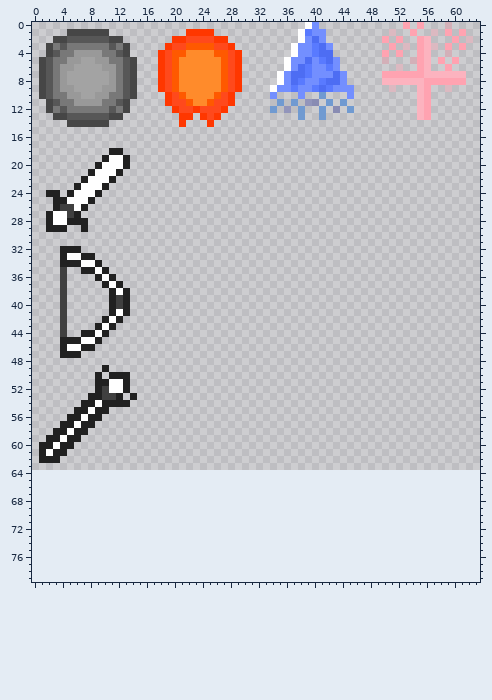
One commit to this sprite sheet: Assets/Sprites/UI/Stat icons/Team project stat icons 1.png. This is how it looked before the edit.
The file is 64x64 pixels. The old version is drawn lined up with the new one, on the new canvas.
New version:
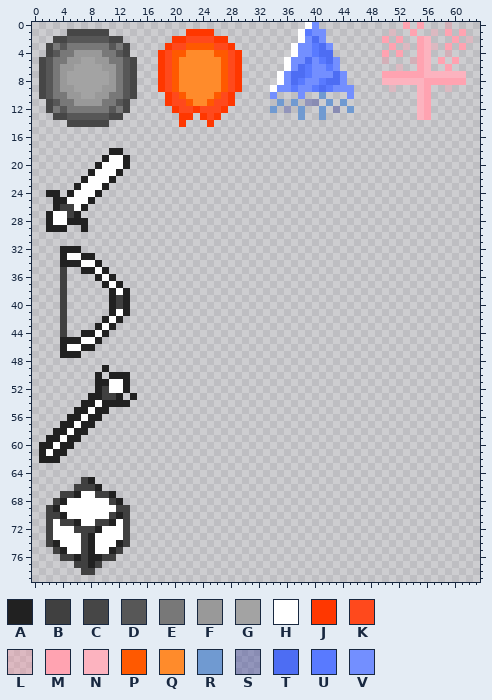
Palette (. is transparent): A #212121  B #404040  C #464646  D #575757  E #787878  F #999999  G #a3a3a3  H #ffffff  J #ff3700  K #ff491c  L #f798a85e  M #ffa3b1  N #fcb3bf  P #ff5900  Q #ff8b2b  R #709ad1  S #2e36985e  T #4d6df3  U #597aff  V #738fff
The commit says: feat: Added icons for item types in UI
Edits made:
canvas 64x64 -> 64x80
@@ x 0..15 @@
 64 ................
-65 ................
-66 ................
-67 ................
-68 ................
-69 ................
-70 ................
-71 ................
-72 ................
-73 ................
-74 ................
-75 ................
-76 ................
-77 ................
-78 ................
+65 .......BA.......
+66 ......BBBA......
+67 ....BBAHHBBA....
+68 ...BAHHHHHHBA...
+69 ..BAHHHHHHHHBB..
+70 ..BBAHHHHHHBAB..
+71 ..BHBBAHHBBAHB..
+72 ..BHHHBBBAHHHB..
+73 ..BHHHHBAHHHHB..
+74 ..BAHHHBAHHHAB..
+75 ...BAHHBAHHAB...
+76 ....BBABAABB....
+77 ......BBAB......
+78 .......BB.......
 79 ................
Where, in picture pixels (left, top, right, bottom), the same in both pictures:
added: (46, 477, 130, 575)
